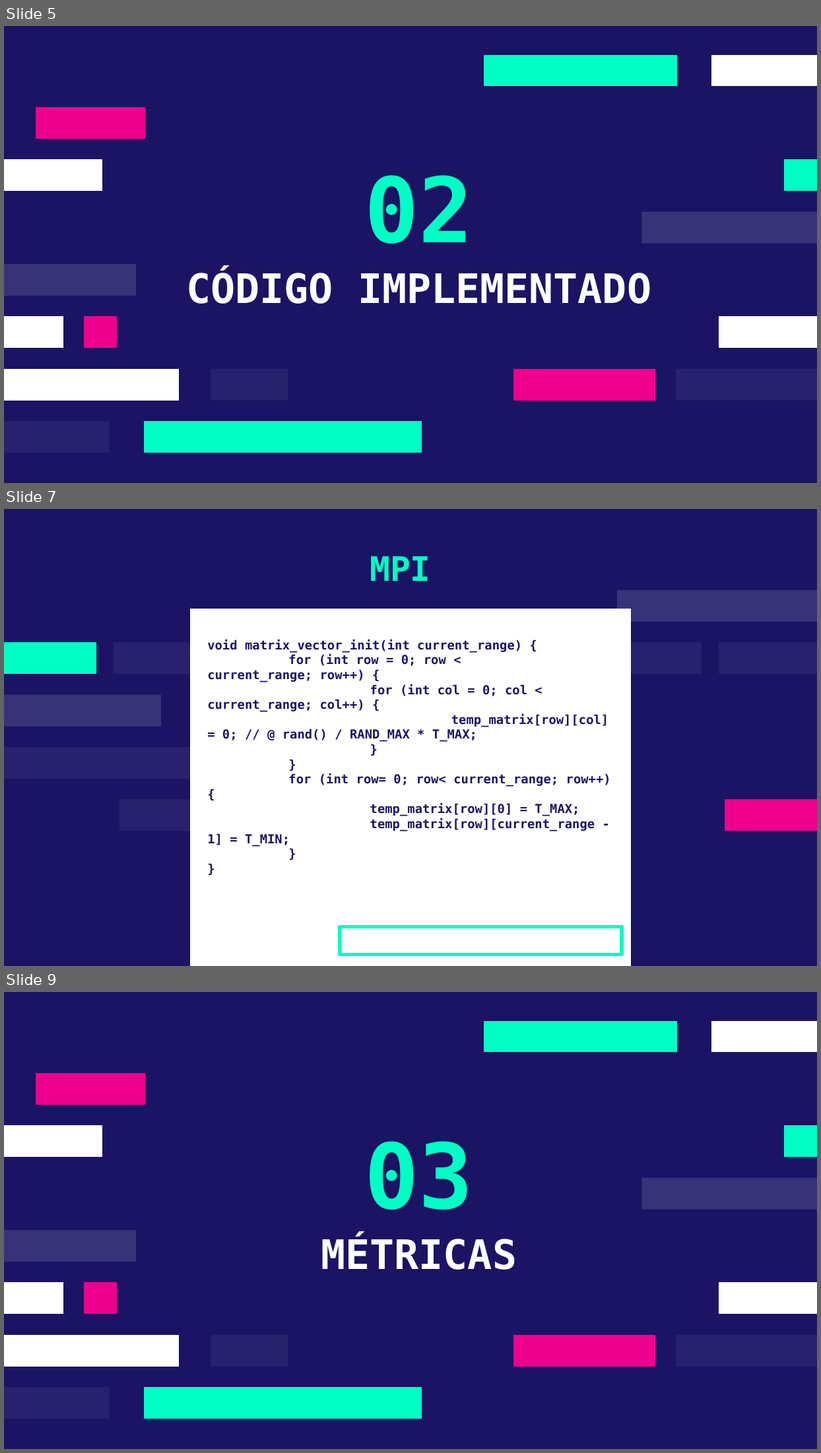
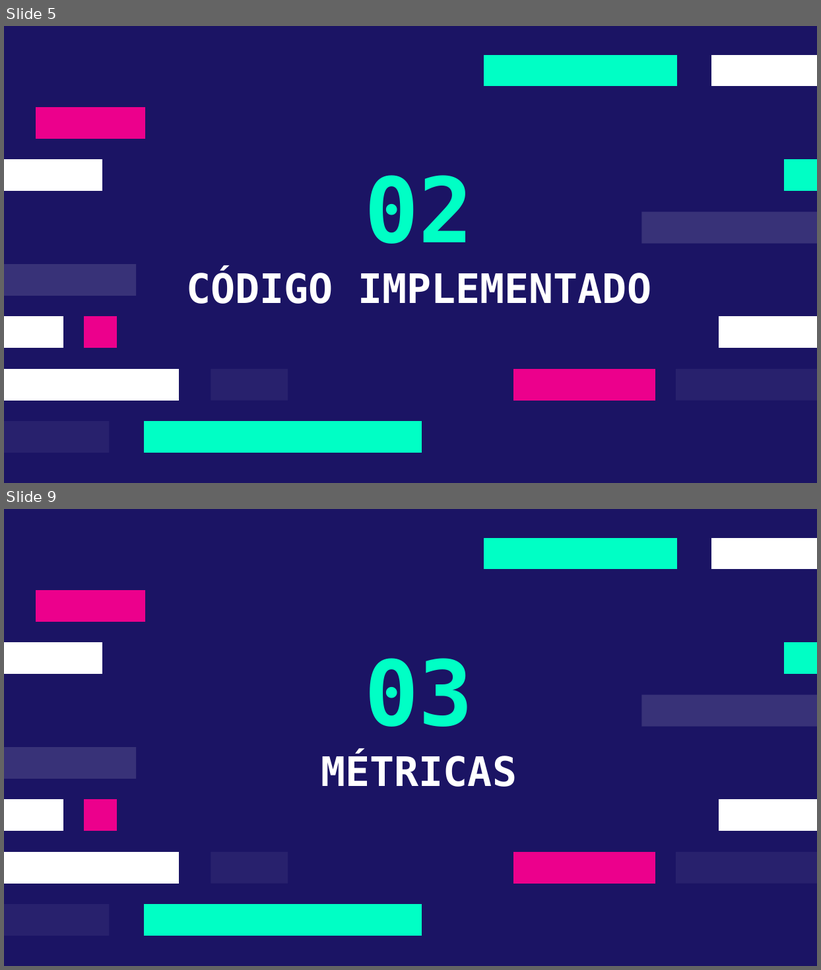
Before and after one commit to juandiegovqdev/P2-ASD, a slide deck: P2-ASD.pptx. Shown one above the other, each under a label of ours: slides 5, 7 and 9 before the commit, slides 5 and 9 after it; the slides between them are not shown. The pictures are 821x1453 and 821x970 pixels, drawn with LibreOffice and Linux fonts; fonts in the diff are those of the drawing. Boxes give left, top, right and bottom in pixels: in the first picture for what was removed or moved away, otherwise in the second. Text is boxed around its words. In the diff, an @@ line names an element or a change of style, - is before the commit and + after.

```diff
--- a/P2-ASD.pptx
+++ b/P2-ASD.pptx
@@ slide 7 removed at (x1=4, y1=509, x2=817, y2=966), background #1B1464 @@
@@ title removed at (x1=370, y1=556, x2=431, y2=581) @@
-MPI
@@ freeform shape removed at (x1=617, y1=590, x2=817, y2=622) @@
@@ freeform shape removed at (x1=190, y1=609, x2=631, y2=966) @@
@@ freeform shape removed at (x1=4, y1=642, x2=96, y2=674) @@
@@ freeform shape removed at (x1=113, y1=642, x2=211, y2=674) @@
@@ text removed at (x1=207, y1=640, x2=611, y2=847) @@
-void matrix_vector_init(int current_range) {
-for (int row = 0; row < current_range; row++) {
-for (int col = 0; col < current_range; col++) {
-temp_matrix[row][col] = 0; // @ rand() / RAND_MAX * T_MAX;
-}
-}
-for (int row= 0; row< current_range; row++) {
-temp_matrix[row][0] = T_MAX;
-temp_matrix[row][current_range - 1] = T_MIN;
-}
-}
@@ freeform shape removed at (x1=491, y1=642, x2=702, y2=674) @@
@@ freeform shape removed at (x1=719, y1=642, x2=817, y2=674) @@
@@ freeform shape removed at (x1=4, y1=695, x2=161, y2=727) @@
@@ freeform shape removed at (x1=4, y1=747, x2=204, y2=779) @@
@@ freeform shape removed at (x1=120, y1=799, x2=218, y2=831) @@
@@ freeform shape removed at (x1=725, y1=799, x2=817, y2=831) @@
@@ freeform shape removed at (x1=340, y1=927, x2=622, y2=955) @@
```
Also in this commit, not shown: 3 slides changed, 1 slide added, 14 other files.
